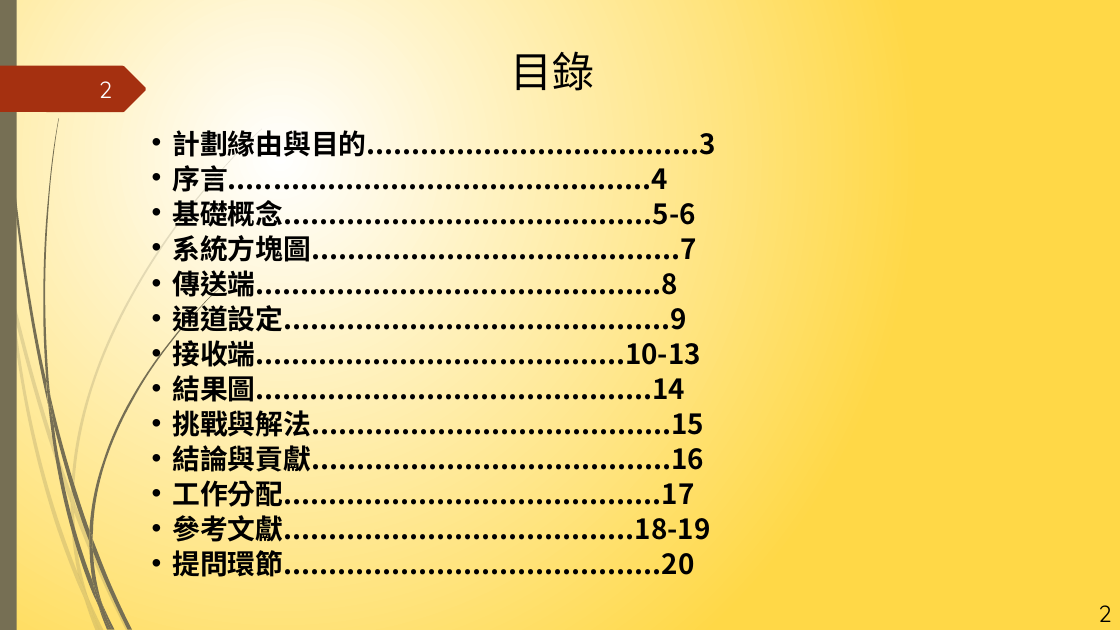
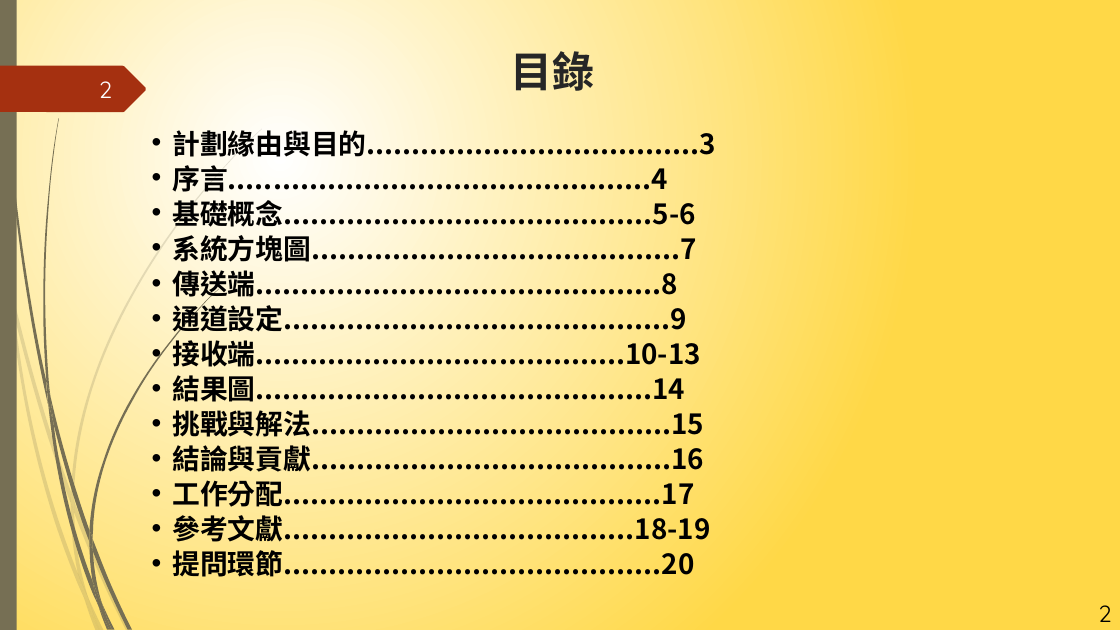
Before and after one commit to NIUWCSP/OTSM, a slide deck: slide 2 of report/以SDR實現OTSM通訊技術.pptx. Drawn at 1120x630 pixels with LibreOffice and Linux fonts; fonts in the diff are those of the drawing. Boxes give left, top, right and bottom in pixels: in the first picture for what was removed or moved away, otherwise in the second. Text is boxed around its words. In the diff, an @@ line names an element or a change of style, - is before the commit and + after.

```diff
--- a/report/以SDR實現OTSM通訊技術.pptx
+++ b/report/以SDR實現OTSM通訊技術.pptx
@@ title "目錄" at (x1=510, y1=51, x2=594, y2=91): font Quicksand to Noto Sans CJK JP, text colour #000000 to #262626, bold on @@
```
Also in this commit, not shown: 17 other slides changed, 1 slide removed.
